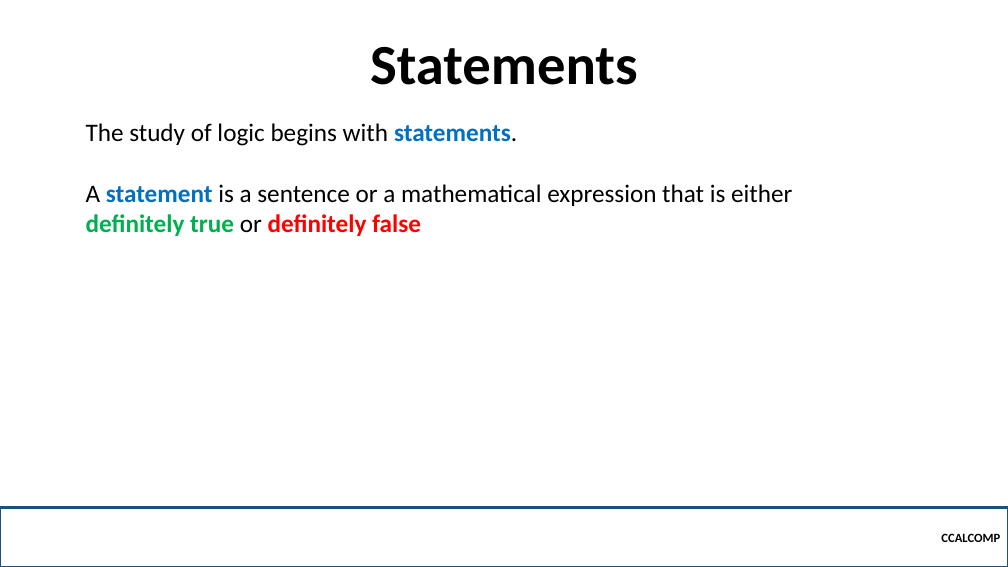
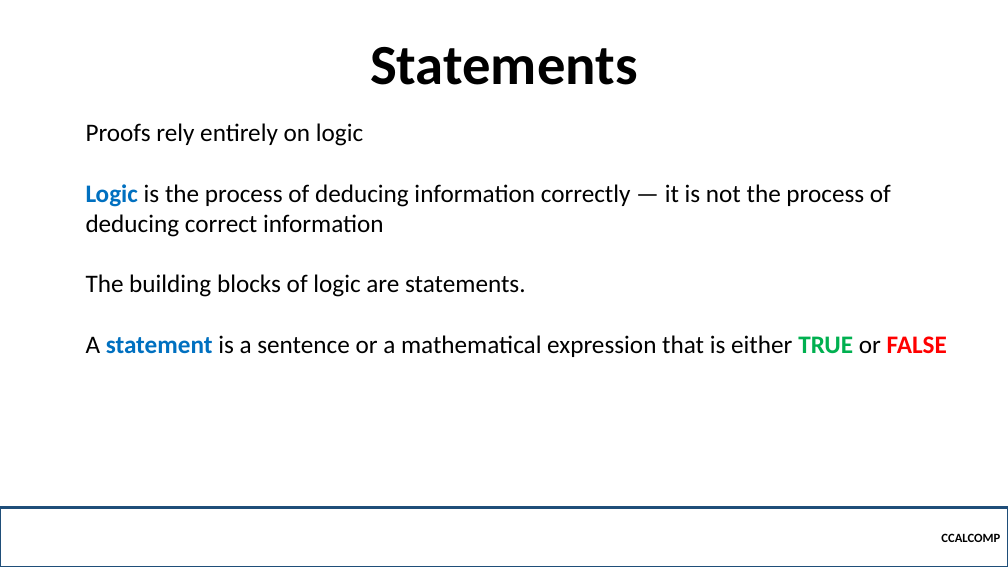
Before and after one commit to robitussin/CCALCOMP, a slide deck: slide 3 of Week 3 - Proofs/Logic.pptx. Drawn at 1008x567 pixels with LibreOffice and Linux fonts; fonts in the diff are those of the drawing; background and template pictures are left out. Boxes give left, top, right and bottom in pixels: in the first picture for what was removed or moved away, otherwise in the second. Text is boxed around its words. In the diff, an @@ line names an element or a change of style, - is before the commit and + after.

Commit message:
Updated slides

```diff
--- a/Week 3 - Proofs/Logic.pptx
+++ b/Week 3 - Proofs/Logic.pptx
@@ text at bbox=[86, 123, 947, 357]: text changed @@
-The study of logic begins with statements.
-A statement is a sentence or a mathematical expression that is either definitely true or definitely false
+Proofs rely entirely on logic
+Logic is the process of deducing information correctly — it is not the process of deducing correct information
+The building blocks of logic are statements.
+A statement is a sentence or a mathematical expression that is either TRUE or FALSE
```
Also in this commit, not shown: 6 other slides changed, 11 slides added, 1 other file.
